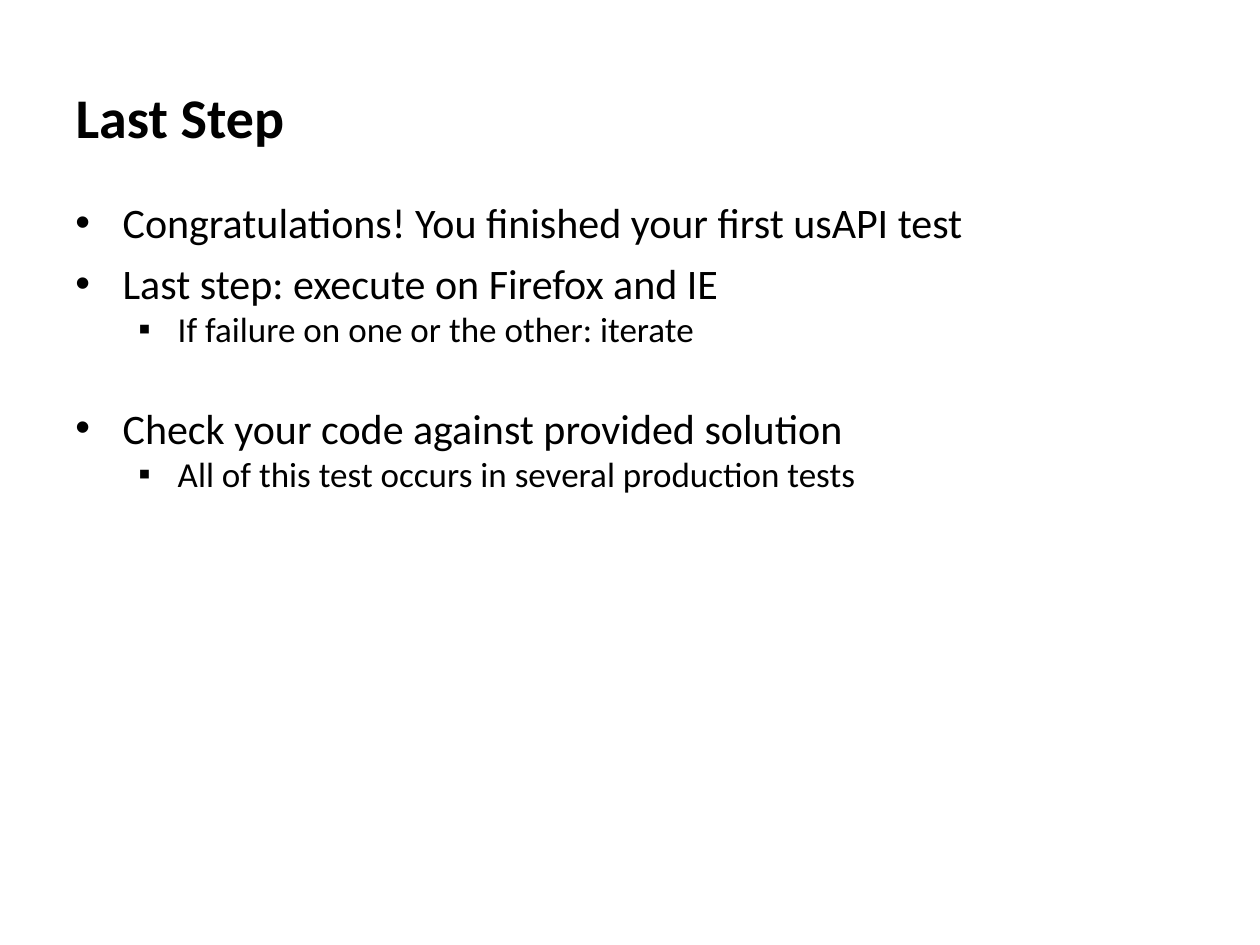
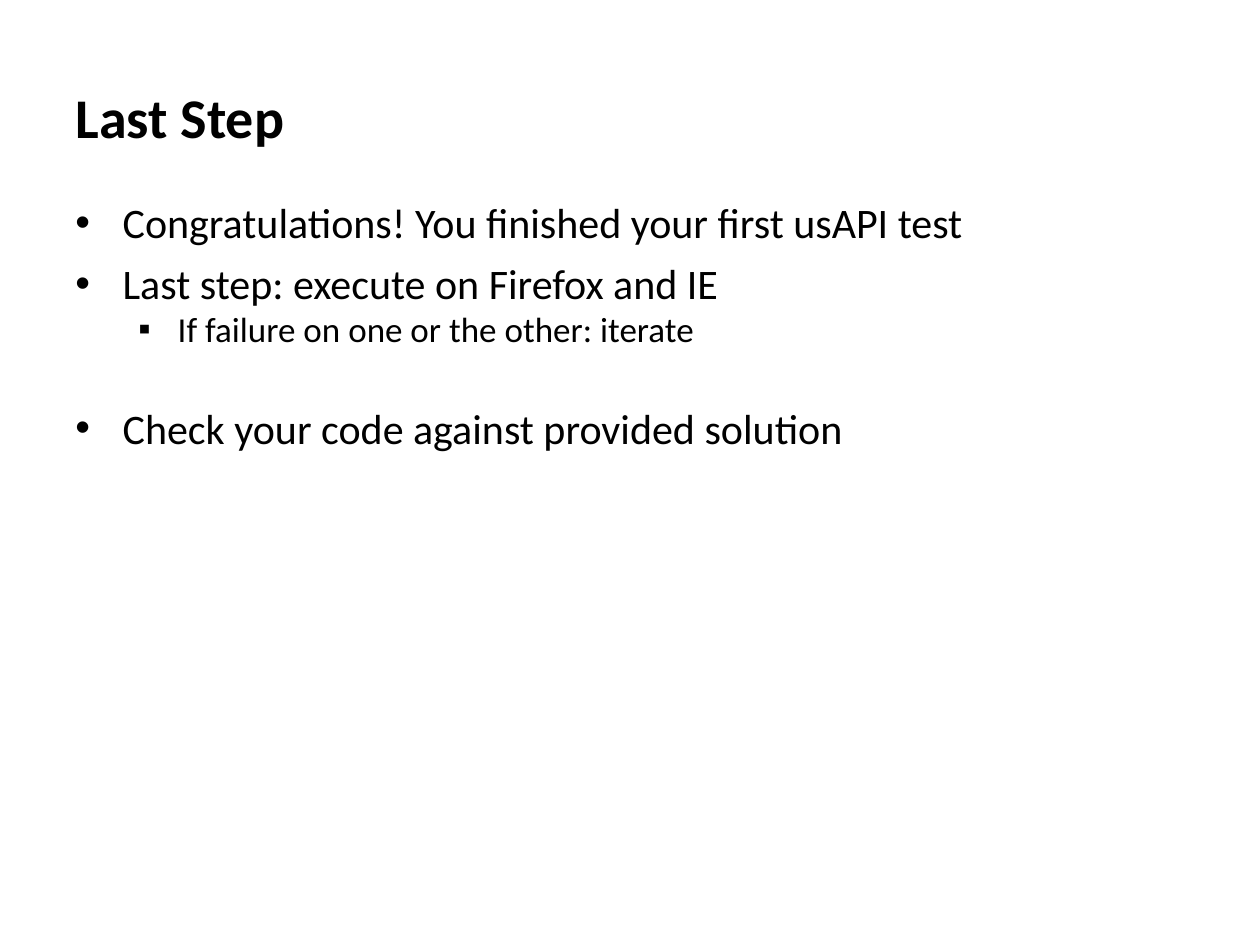
Before and after one commit to slips/unifiedSeleniumAPI, a slide deck: slide 13 of training/UnifiedSeleniumAPI-HandsOnExercise.ppt (slide 14 before the commit). Drawn at 1260x945 pixels with LibreOffice and Linux fonts; fonts in the diff are those of the drawing. Boxes give left, top, right and bottom in pixels: in the first picture for what was removed or moved away, otherwise in the second. Text is boxed around its words. In the diff, an @@ line names an element or a change of style, - is before the commit and + after.

Commit message:
update

```diff
--- a/training/UnifiedSeleniumAPI-HandsOnExercise.ppt
+++ b/training/UnifiedSeleniumAPI-HandsOnExercise.ppt
@@ text at bbox=[178, 462, 855, 493]: paragraph removed @@
-  ▪ All of this test occurs in several production tests
```
Also in this commit, not shown: 1 slide added, 2 slides removed.
